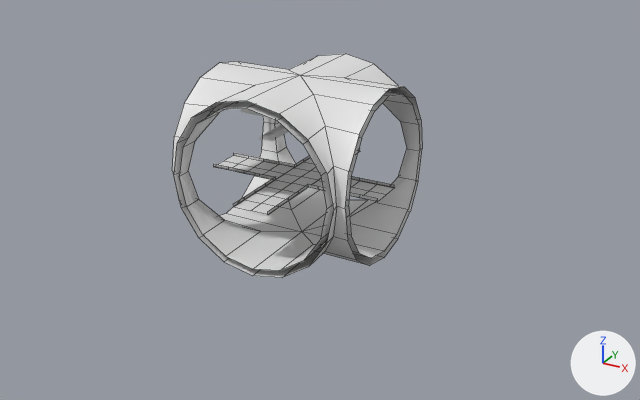
What one commit did to the Blender file VILE/Assets/Models/room_tunnel_intersection4.blend.
Rendered twice from a 50 mm lens placed at (22.1, -38.2, 18.0), pointed at (1.3, -0.3, -1.0). Lighting does not change. The marker at lower right points along +X, +Y and +Z. Mesh edges are drawn as thin lines on the coarser meshes. Materials are left out; every surface is plain grey.

Objects in the first picture: 'Platform', 'Tunnel'.
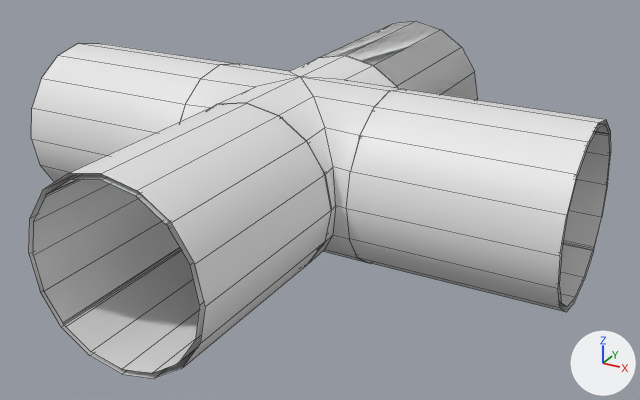
What differs and where, as boxes (x1, y1, x2, y2) in the pictures (640 x 400 px):
'Tunnel.003', added
    after: (29, 103, 331, 379)
'Tunnel.004', added
    after: (346, 89, 611, 312)
'Tunnel', reshaped
    before: (172, 54, 422, 278)
    after: (180, 55, 404, 265)
'Tunnel.002', added
    after: (31, 43, 235, 182)
'Tunnel.001', added
    after: (321, 21, 478, 100)
part 1 of me_cube, rebuilt
    before: (172, 54, 422, 278)
    after: (180, 55, 404, 265)
part 2 of me_cube, cut back
    before: (183, 94, 418, 175)
part 3 of me_cube, cut back
    before: (187, 147, 416, 271)
'Platform', unchanged, covered by the edit
    before: (214, 149, 394, 215)

The change, as a diff of the scene's bpy script:
```diff
--- a/VILE/Assets/Models/room_tunnel_intersection4.blend.py
+++ b/VILE/Assets/Models/room_tunnel_intersection4.blend.py
@@ me_cube @@
 # used by ob_tunnel; location = (0.0, 0.0, 0.0)
-me_cube.from_pydata(...)  # 188 vertices, 128 faces; spans x -5.0..5.0, y -5.0..5.0, z -3.61..5.61
+me_cube.from_pydata(...)  # 302 vertices, 176 faces; spans x -5.02..5.02, y -5.02..5.02, z -3.51..5.51
+# me_cube part 1: the loose piece of 94 vertices spanning x -5.0..5.0, y -5.0..5.0, z -3.61..5.61 is rebuilt with 94 vertices and now spans x -5.02..5.02, y -5.02..5.02, z -3.51..5.51
+# me_cube part 2
+# 12 vertices are removed from x -5.0..5.0, y -5.0..5.0, z 4.0
+# 16 faces are deleted
+# 12 vertices are added at x 2.91..5.0, y 2.91..5.0, z 3.91..4.06
+# 10 new faces join them
+# me_cube part 3
+# 12 vertices are removed from x -5.0..5.0, y -5.0..5.0, z -2.0
+# 17 faces are deleted
+# 18 vertices are added at x -5.01..-1.62, y 1.62..5.01, z -2.92..-0.62
+# 11 new faces join them
@@ me_cube_005 @@
+me_cube_005.from_pydata(...)  # 88 vertices, 44 faces; spans x -4.49..4.49, y -5.0..5.0, z -3.49..5.49
+me_cube_005.polygons.foreach_set('use_smooth', [True] * 44)
@@ ob_tunnel_001 @@
+ob_tunnel_001 = bpy.data.objects.new('Tunnel.001', me_cube_005)
+ob_tunnel_001.location = (0.0, 10.0, 0.0)
@@ ob_tunnel_002 @@
+ob_tunnel_002 = bpy.data.objects.new('Tunnel.002', me_cube_005.copy())
+ob_tunnel_002.location = (-10.0, 0.0, 0.0)
+ob_tunnel_002.rotation_euler = (0.0, 0.0, 1.571)  # degrees (0, 0, 90)
@@ ob_tunnel_003 @@
+ob_tunnel_003 = bpy.data.objects.new('Tunnel.003', me_cube_005.copy())
+ob_tunnel_003.location = (0.0, -10.0, 0.0)
+ob_tunnel_003.rotation_euler = (0.0, 0.0, 3.142)  # degrees (0, 0, 180)
@@ ob_tunnel_004 @@
+ob_tunnel_004 = bpy.data.objects.new('Tunnel.004', me_cube_005.copy())
+ob_tunnel_004.location = (10.0, 0.0, 0.0)
+ob_tunnel_004.rotation_euler = (0.0, 0.0, 4.712)  # degrees (0, 0, 270)
```
